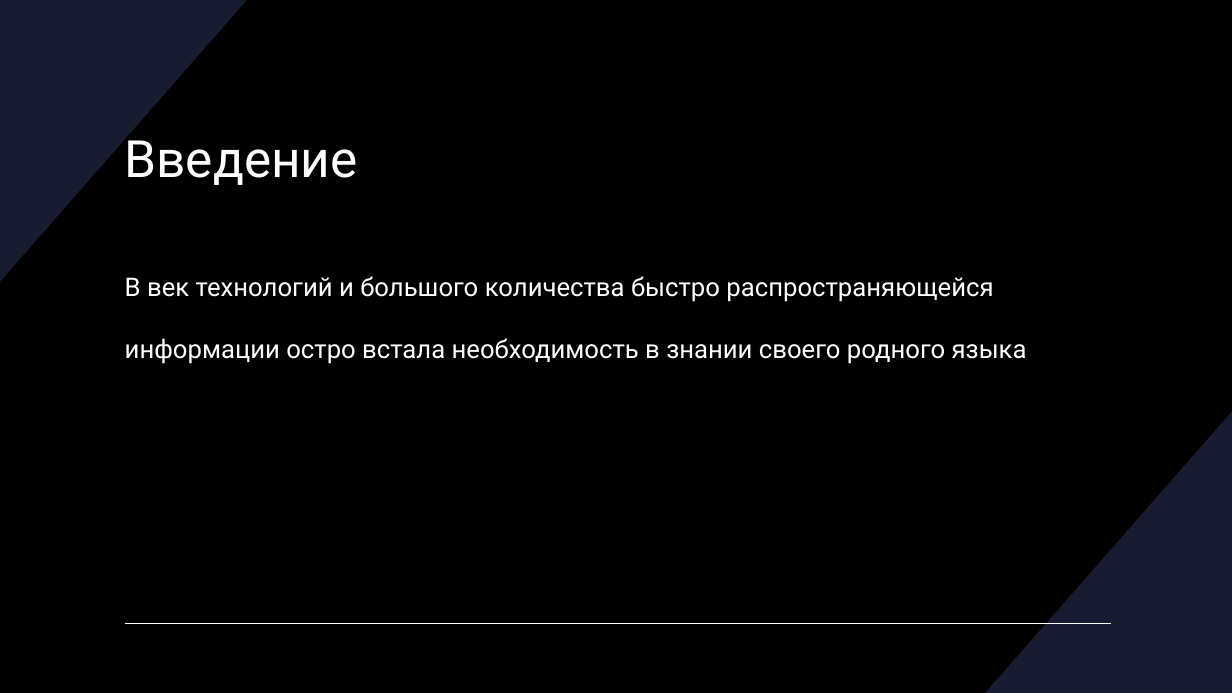
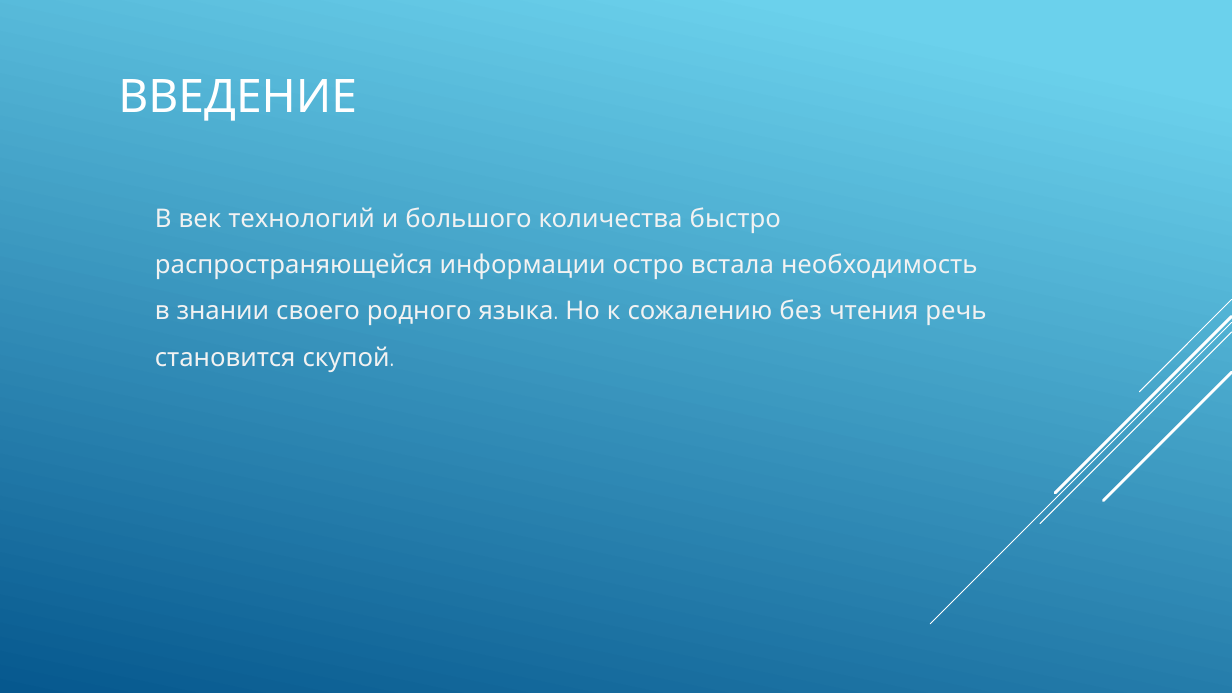
Before and after one commit to Lerika123/verbalize, a slide deck: slide 2 of СловоВед.pptx. Drawn at 1232x693 pixels with LibreOffice and Linux fonts; fonts in the diff are those of the drawing. Boxes give left, top, right and bottom in pixels: in the first picture for what was removed or moved away, otherwise in the second. Text is boxed around its words. In the diff, an @@ line names an element or a change of style, - is before the commit and + after.

```diff
--- a/СловоВед.pptx
+++ b/СловоВед.pptx
@@ background #000000 to gradient #6ED2EB to #06588E @@
@@ freeform shape removed at box(0, 0, 247, 282) @@
@@ title at box(118, 79, 357, 121): text changed; size 40 to 36 pt; font Roboto to Quicksand @@
-Введение
+ВВЕДЕНИЕ
@@ text at box(155, 207, 986, 372): text changed; font Roboto to Quicksand; text colour #FFFFFF to #F2F2F2 @@
-В век технологий и большого количества быстро распространяющейся информации остро встала необходимость в знании своего родного языка
+В век технологий и большого количества быстро распространяющейся информации остро встала необходимость в знании своего родного языка. Но к сожалению без чтения речь становится скупой.
@@ group added at box(931, 299, 1232, 624): 5 lines @@
@@ freeform shape removed at box(985, 411, 1232, 693) @@
@@ line removed from (125, 624) to (1111, 624) @@
```
Also in this commit, not shown: 8 other slides changed, 6 slides added.
